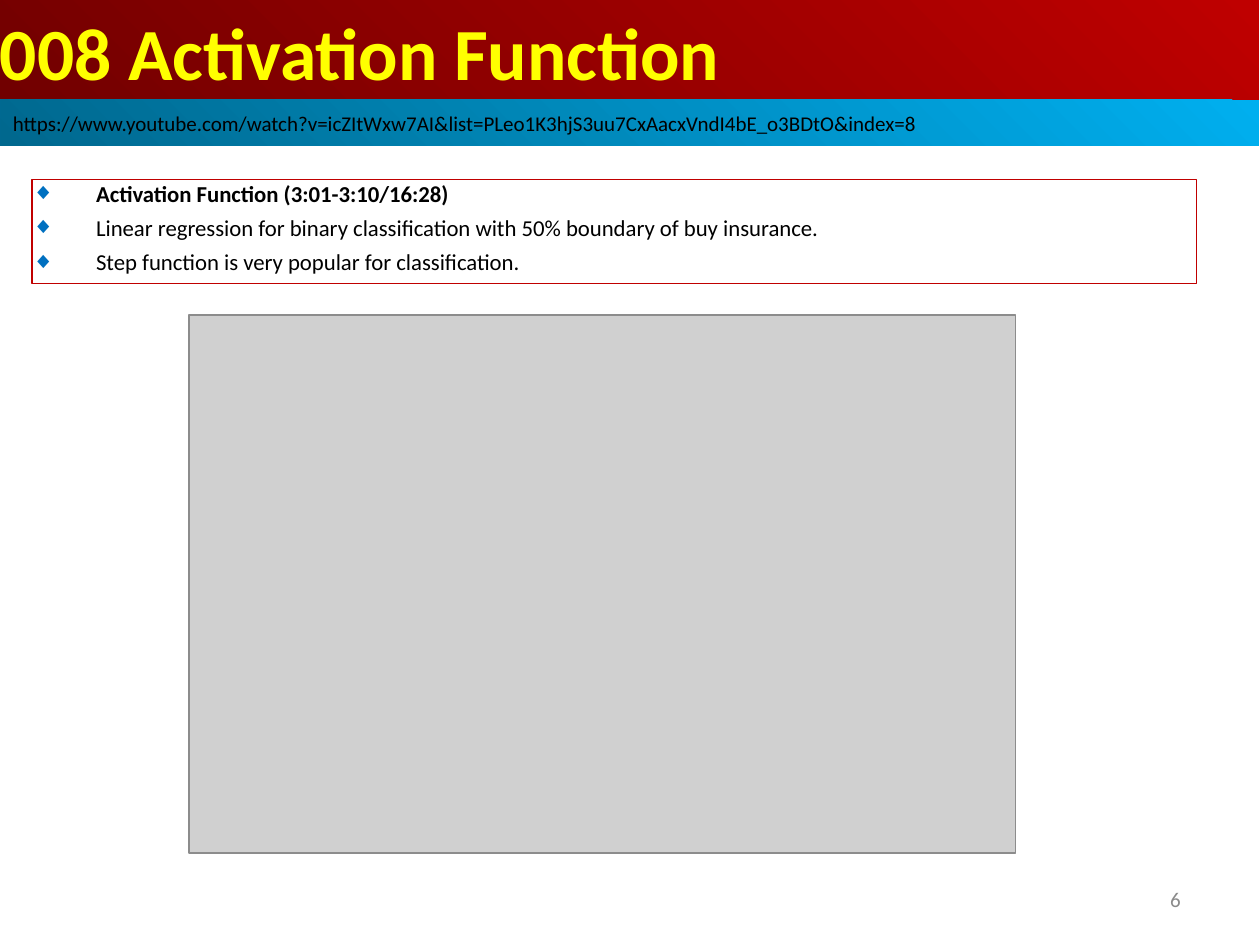
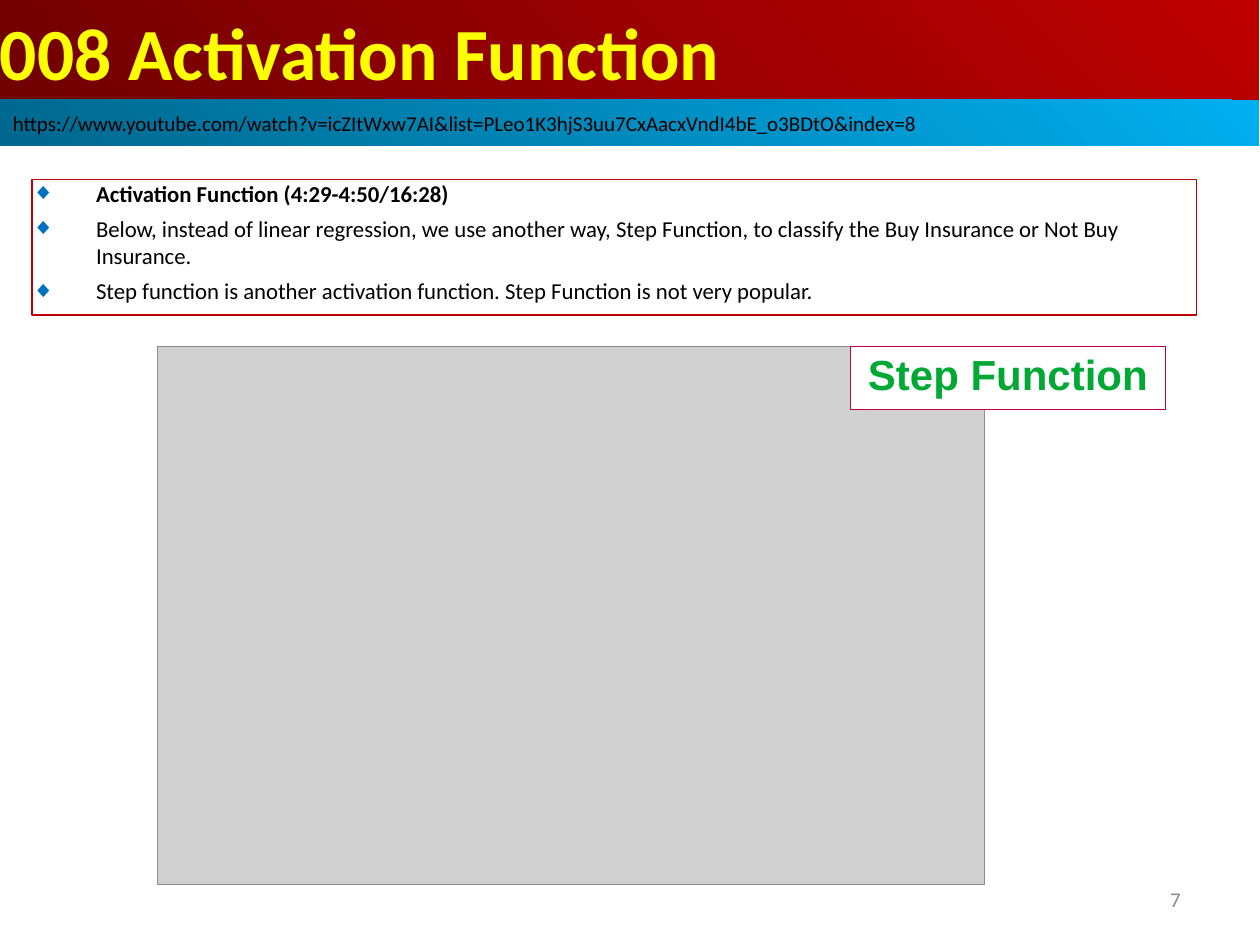
Before and after one commit to peterhchen/AIU_CS512_DL, a slide deck: slide 7 of 000_Lecture_Project/week02/01_Lecture/08_Act_Func.ppt (slide 6 before the commit). Drawn at 1260x945 pixels with LibreOffice and Linux fonts; fonts in the diff are those of the drawing; grey boxes stand for pictures. Boxes give left, top, right and bottom in pixels: in the first picture for what was removed or moved away, otherwise in the second. Text is boxed around its words. In the diff, an @@ line names an element or a change of style, - is before the commit and + after.

```diff
--- a/000_Lecture_Project/week02/01_Lecture/08_Act_Func.ppt
+++ b/000_Lecture_Project/week02/01_Lecture/08_Act_Func.ppt
@@ rectangle "Activation Function (4:29-4:50/16:28)": place and size @@
-rectangle "Activation Function (4:29-4:50/16:28)" at (32, 179, 1196, 284)
+rectangle "Activation Function (4:29-4:50/16:28)" at (32, 179, 1196, 315)
@@ text in rectangle at (96, 185, 1119, 303): text changed @@
-◆ Activation Function (3:01-3:10/16:28)
-◆ Linear regression for binary classification with 50% boundary of buy insurance.
-◆ Step function is very popular for classification.
+◆ Activation Function (4:29-4:50/16:28)
+◆ Below, instead of linear regression, we use another way, Step Function, to classify the Buy Insurance or Not Buy Insurance.
+◆ Step function is another activation function. Step Function is not very popular.
@@ picture: place and size @@
-picture at (189, 315, 1016, 853)
+picture at (158, 346, 984, 885)
@@ rectangle added at (850, 346, 1166, 410), fill #FFFFFF, outline #BF0041 0.74 pt, 24 pt, text #00A933, bold @@
+Step Function
@@ page number at (1170, 893, 1181, 907): text changed @@
-6
+7
```
Also in this commit, not shown: 15 other slides changed, 2 slides added, 1 other file.
